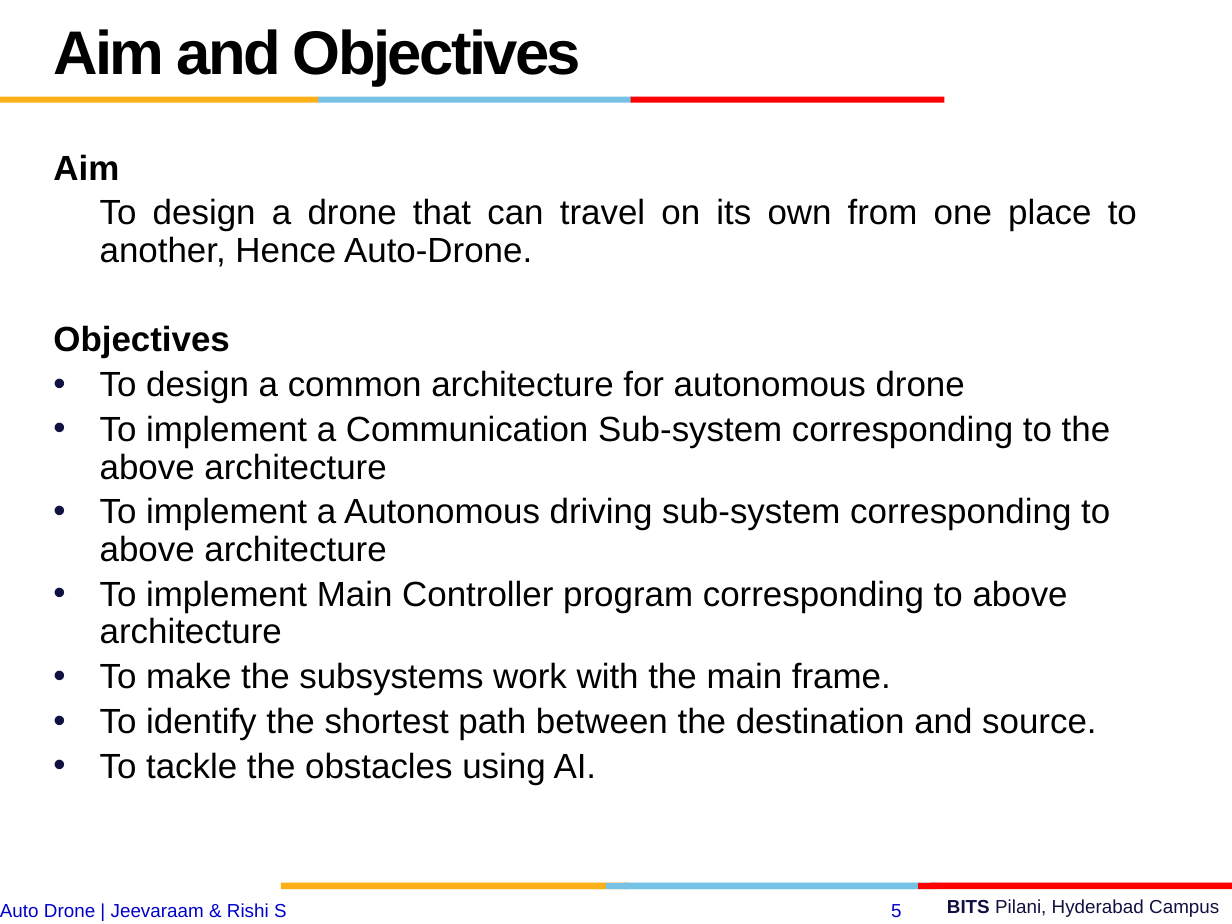
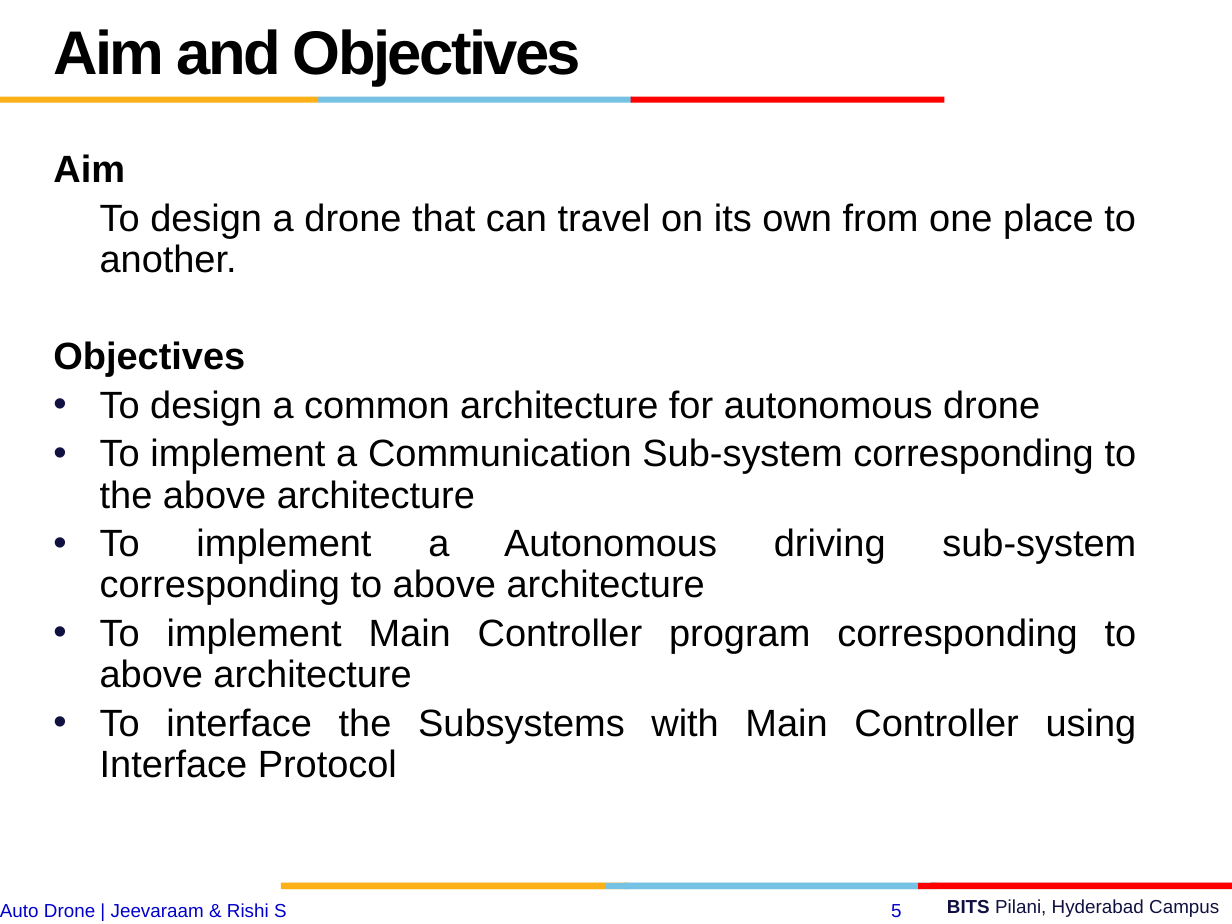
Before and after one commit to jeevaraam/AutoDrone, a slide deck: slide 5 of esd final.pptx. Drawn at 1232x924 pixels with LibreOffice and Linux fonts; fonts in the diff are those of the drawing; background and template pictures are left out. Boxes give left, top, right and bottom in pixels: in the first picture for what was removed or moved away, otherwise in the second. Text is boxed around its words. In the diff, an @@ line names an element or a change of style, - is before the commit and + after.

```diff
--- a/esd final.pptx
+++ b/esd final.pptx
@@ text at (53,154,1137,688): size 20.4 to 22.2 pt in "Aim", "Objectives", "To design a common architecture for autonomous ...", "To implement a Communication Sub-system corresponding to ..." and 2 more places; alignment left to justified @@
@@ text at (100,203,1136,273): text changed; size 20.4 to 22.2 pt @@
-To design a drone that can travel on its own from one place to another, Hence Auto-Drone.
+To design a drone that can travel on its own from one place to another.
@@ text at (100,708,1137,778): text changed; size 20.4 to 22.2 pt @@
-• To make the subsystems work with the main frame.
-• To identify the shortest path between the destination and source.
-• To tackle the obstacles using AI.
+• To interface the Subsystems with Main Controller using Interface Protocol
```
Also in this commit, not shown: 11 other slides changed, 3 slides added, 2 slides removed.
